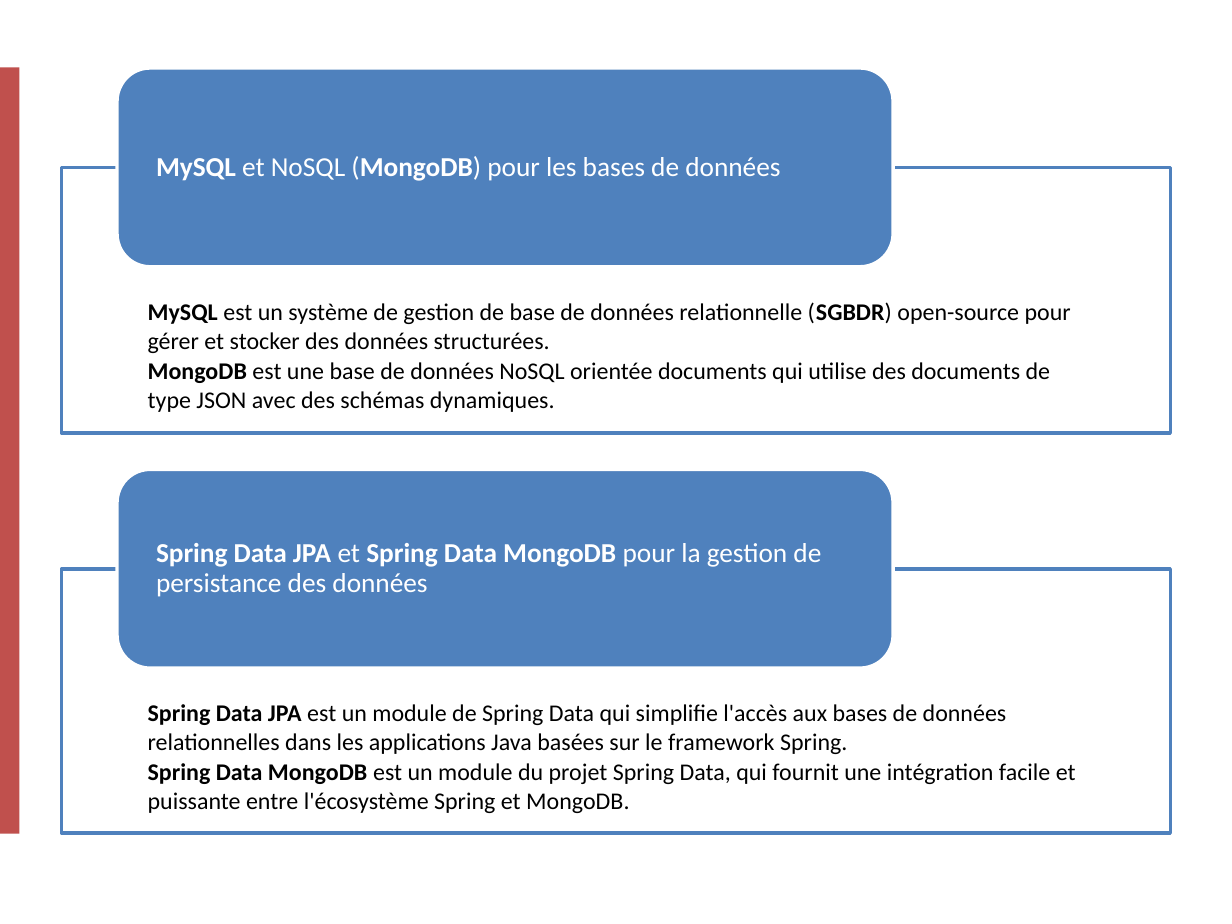
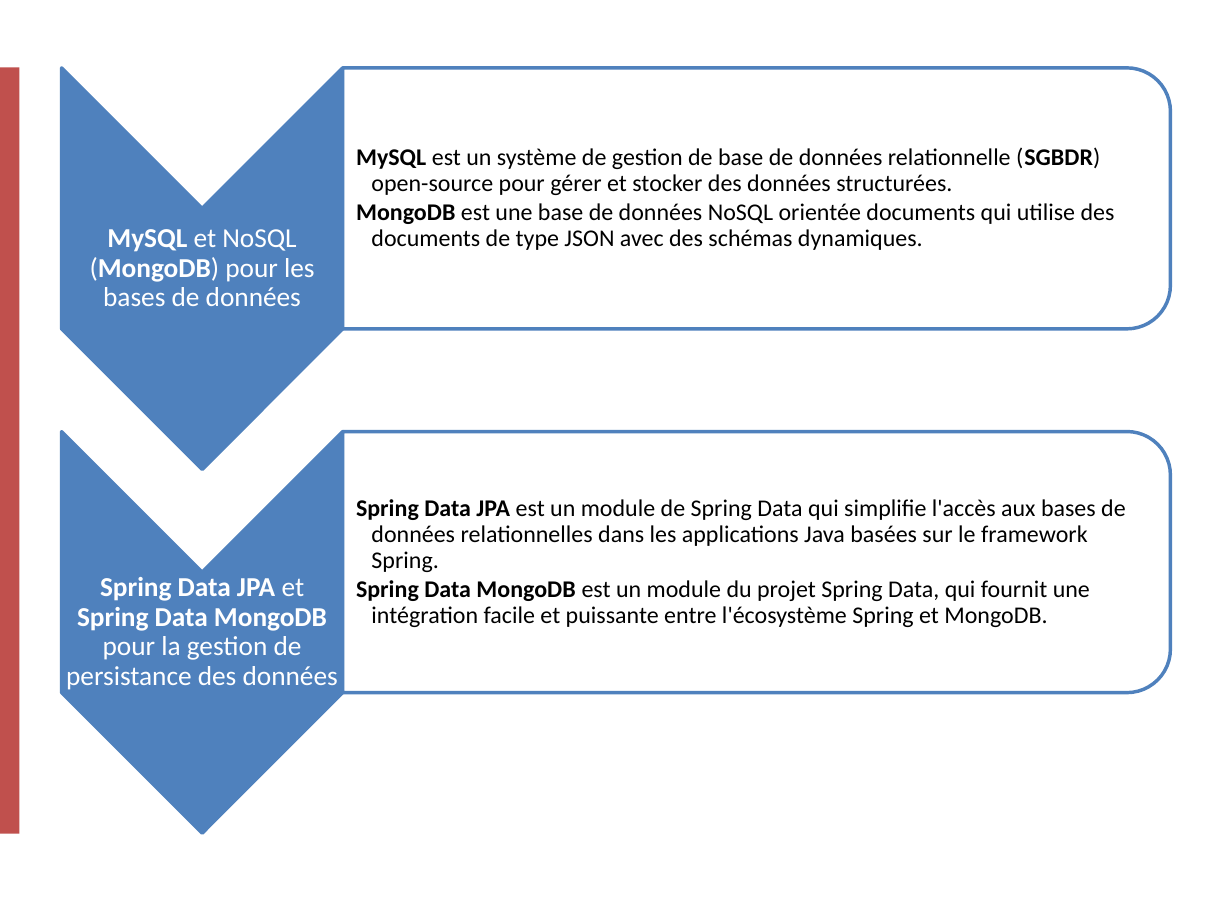
Before and after one commit to ShilkovKonst/pictopicto-client, a slide deck: slide 18 of dossier/PROJET picto.pptx (slide 20 before the commit). Drawn at 1232x924 pixels with LibreOffice and Linux fonts; fonts in the diff are those of the drawing. Boxes give left, top, right and bottom in pixels: in the first picture for what was removed or moved away, otherwise in the second. Text is boxed around its words. In the diff, an @@ line names an element or a change of style, - is before the commit and + after.

```diff
--- a/dossier/PROJET picto.pptx
+++ b/dossier/PROJET picto.pptx
@@ text "MySQL est un système de ..." at [356, 147, 1115, 250]: vertical alignment top to middle @@
@@ text at [356, 147, 1115, 250]: text changed @@
-  MySQL est un système de gestion de base de données relationnelle (SGBDR) open-source pour
-  gérer et stocker des données structurées.
-  MongoDB est une base de données NoSQL orientée documents qui utilise des documents de
-  type JSON avec des schémas dynamiques.
+  MySQL est un système de gestion de base de données relationnelle (SGBDR) open-source pour gérer et stocker des données structurées.
+  MongoDB est une base de données NoSQL orientée documents qui utilise des documents de type JSON avec des schémas dynamiques.
@@ text "MySQL et NoSQL (MongoDB) pour ..." at [90, 229, 315, 306]: alignment left to centre @@
@@ text "MySQL et NoSQL (MongoDB) pour ...": place and size @@
-text "MySQL et NoSQL (MongoDB) pour ..." at [156, 156, 780, 181]
+text "MySQL et NoSQL (MongoDB) pour ..." at [90, 229, 315, 306]
@@ text "Spring Data JPA est un ..." at [356, 499, 1125, 627]: vertical alignment top to middle @@
@@ group added at [62, 68, 1170, 833]: 2 chevrons, 2 round same rects @@
@@ group removed at [62, 68, 1170, 833]: 2 rectangles, 2 rounded rectangles @@
@@ text at [356, 499, 1125, 627]: text changed @@
-  Spring Data JPA est un module de Spring Data qui simplifie l'accès aux bases de données
-  relationnelles dans les applications Java basées sur le framework Spring.
-  Spring Data MongoDB est un module du projet Spring Data, qui fournit une intégration facile et
-  puissante entre l'écosystème Spring et MongoDB.
+  Spring Data JPA est un module de Spring Data qui simplifie l'accès aux bases de données relationnelles dans les applications Java basées sur le framework Spring.
+  Spring Data MongoDB est un module du projet Spring Data, qui fournit une intégration facile et puissante entre l'écosystème Spring et MongoDB.
@@ text "Spring Data JPA et Spring ...": place and size @@
-text "Spring Data JPA et Spring ..." at [156, 543, 821, 597]
+text "Spring Data JPA et Spring ..." at [66, 577, 338, 690]
@@ text "Spring Data JPA et Spring ..." at [66, 577, 338, 690]: alignment left to centre @@
```
Also in this commit, not shown: 9 other slides changed, 9 slides added, 2 slides removed, 2 other files.
